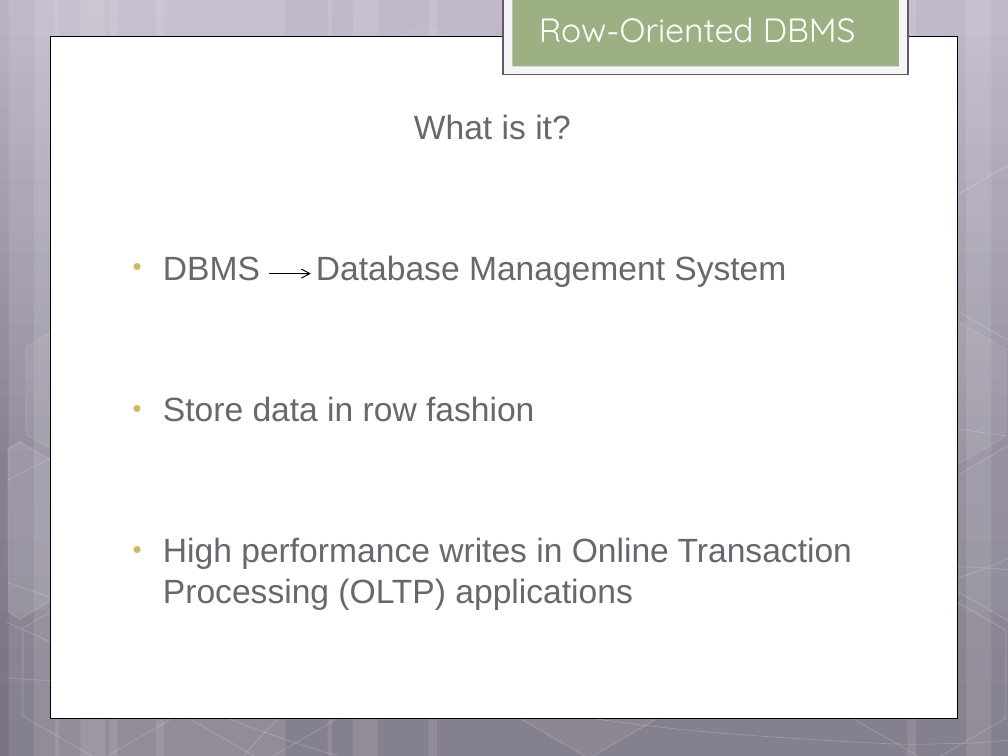
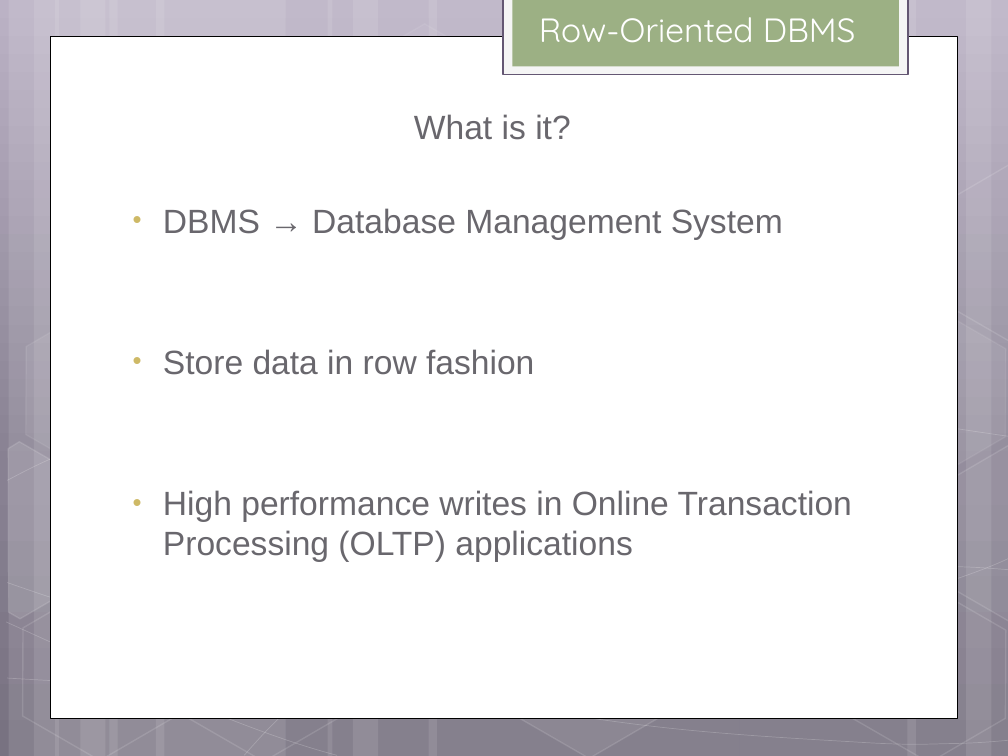
Before and after one commit to helpcat/bigdataworkshop2, a slide deck: slide 11 of slides/MonetDB workshop.pptx (slide 9 before the commit). Drawn at 1008x756 pixels with LibreOffice and Linux fonts; fonts in the diff are those of the drawing. Boxes give left, top, right and bottom in pixels: in the first picture for what was removed or moved away, otherwise in the second. Text is boxed around its words. In the diff, an @@ line names an element or a change of style, - is before the commit and + after.

```diff
--- a/slides/MonetDB workshop.pptx
+++ b/slides/MonetDB workshop.pptx
@@ text at <box>163,208,783,240</box>: text changed @@
-• DBMS Database Management System
+• DBMS → Database Management System
@@ arrow removed from (269, 273) to (310, 273) @@
```
Also in this commit, not shown: 22 other slides changed, 7 slides added, 1 slide removed.
